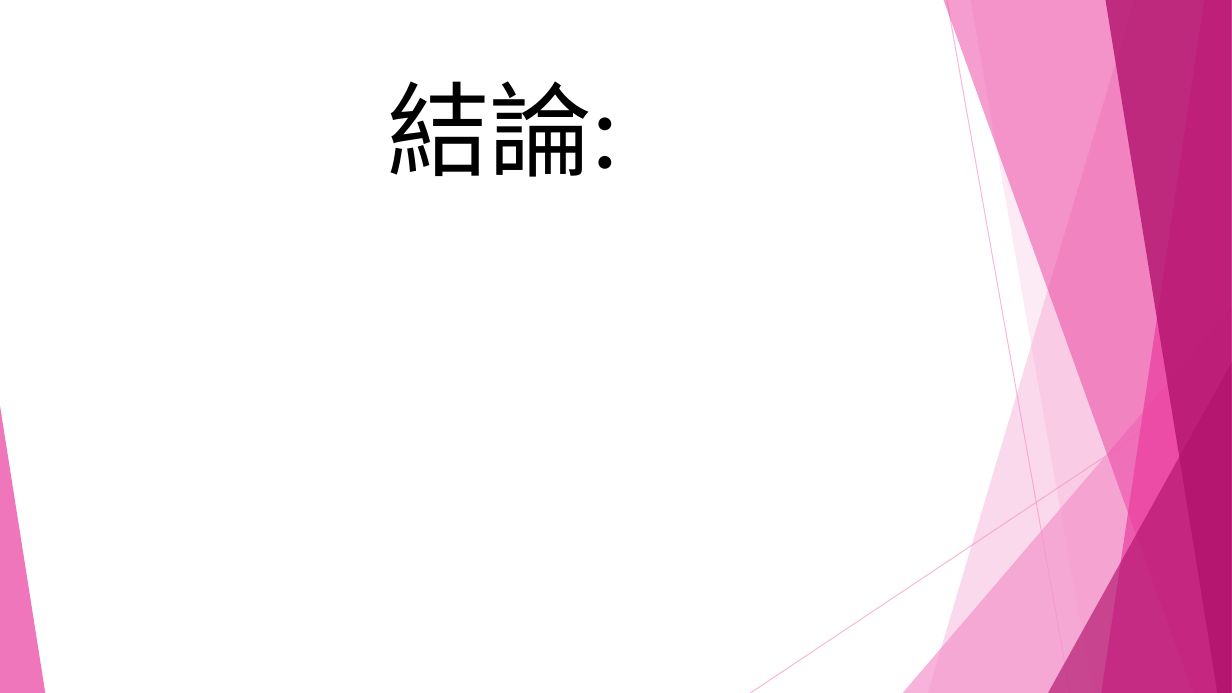
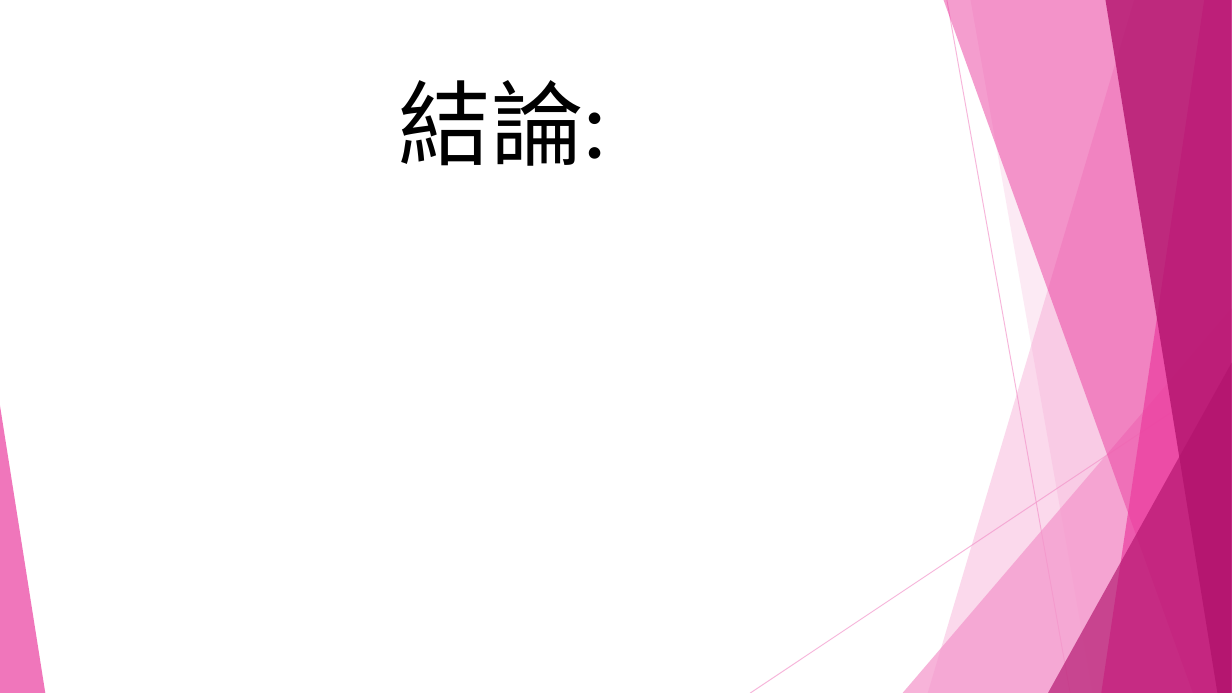
Before and after one commit to shoppingpd/powerpoint, a slide deck: slide 21 of ShoppingBuy專案1.pptx (slide 19 before the commit). Drawn at 1232x693 pixels with LibreOffice and Linux fonts; fonts in the diff are those of the drawing. Boxes give left, top, right and bottom in pixels: in the first picture for what was removed or moved away, otherwise in the second. Text is boxed around its words. In the diff, an @@ line names an element or a change of style, - is before the commit and + after.

```diff
--- a/ShoppingBuy專案1.pptx
+++ b/ShoppingBuy專案1.pptx
@@ title "結論:" at [399, 80, 607, 166]: size 80 to 72 pt @@
```
Also in this commit, not shown: 12 other slides changed, 3 slides added.
